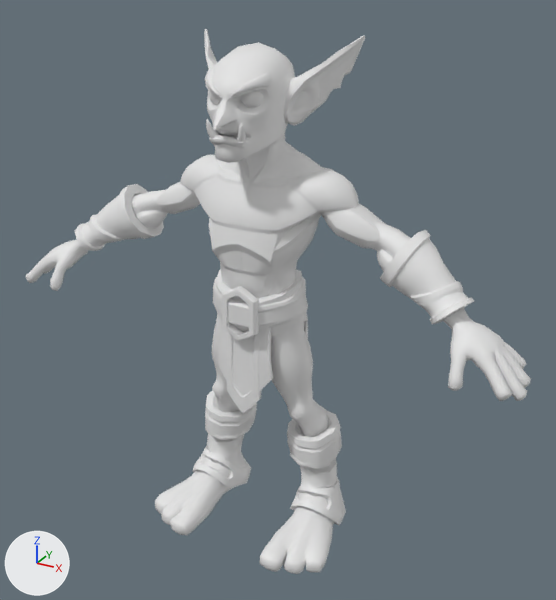
The Blender file projects/SkyroKruzokRigging.blend, before and after one commit.
The view is the same before and after, from a camera (50 mm lens) standing at (0.669, -1.16, 1.064) and looking at (0.04, -0.016, 0.492). The lights are fixed; the arrows at lower left show +X, +Y and +Z. The picture after the commit comes second.

Names of what the first picture shows: 'SK_Goblin_Base', 'SK_Goblin_Belt', 'SK_Goblin_Boots', 'SK_Goblin_Pads'.
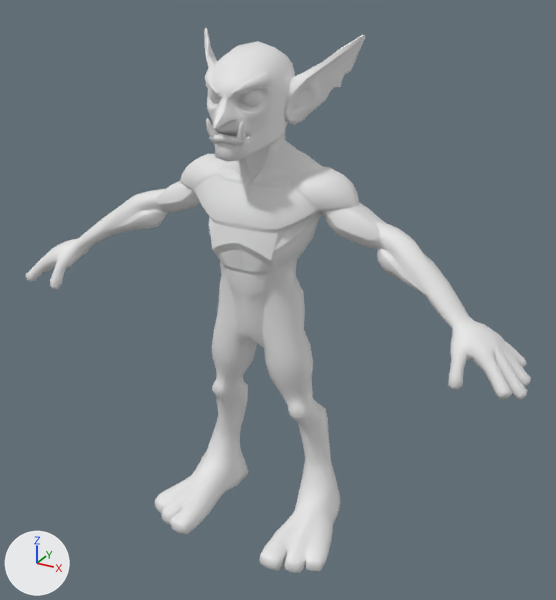
Location of each change, (x1, y1, x2, y2) in pixels of the pictures (556 x 600 px):
'SK_Goblin_Base', moved
    before: (26, 29, 531, 574)
    after: (26, 28, 531, 573)
'SK_Goblin_Belt', hidden
    before: (213, 269, 308, 413)
'SK_Goblin_Pads', hidden
    before: (75, 184, 474, 324)
'SK_Goblin_Boots', hidden
    before: (193, 391, 346, 525)

Edits to the bpy script that builds the scene:
```text
Change ob_sk_goblin_base:
    ob_sk_goblin_base.location: (0.0, 0.0, -0.002) -> (0.0, 0.0, 0.0)
Change ob_sk_goblin_belt:
    add ob_sk_goblin_belt.hide_set(True)
Change ob_sk_goblin_boots:
    add ob_sk_goblin_boots.hide_set(True)
Change ob_sk_goblin_pads:
    add ob_sk_goblin_pads.hide_set(True)
```
